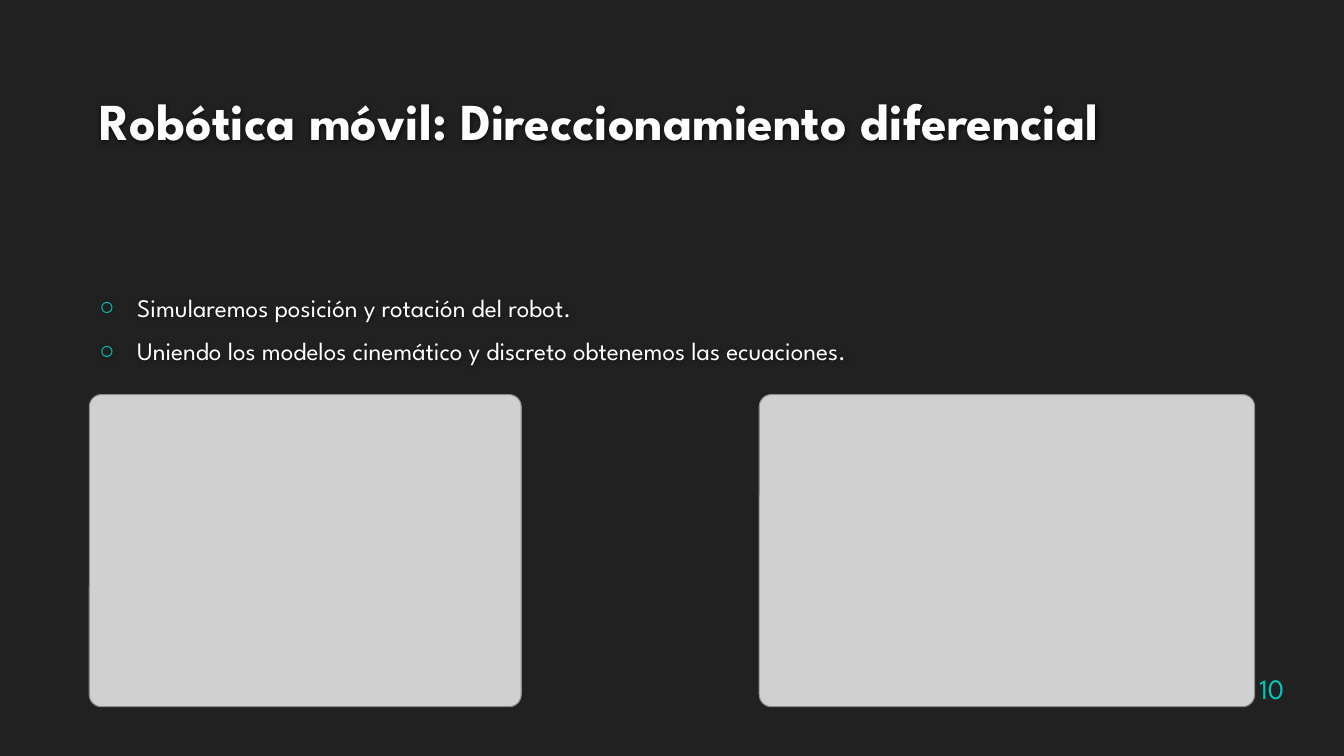
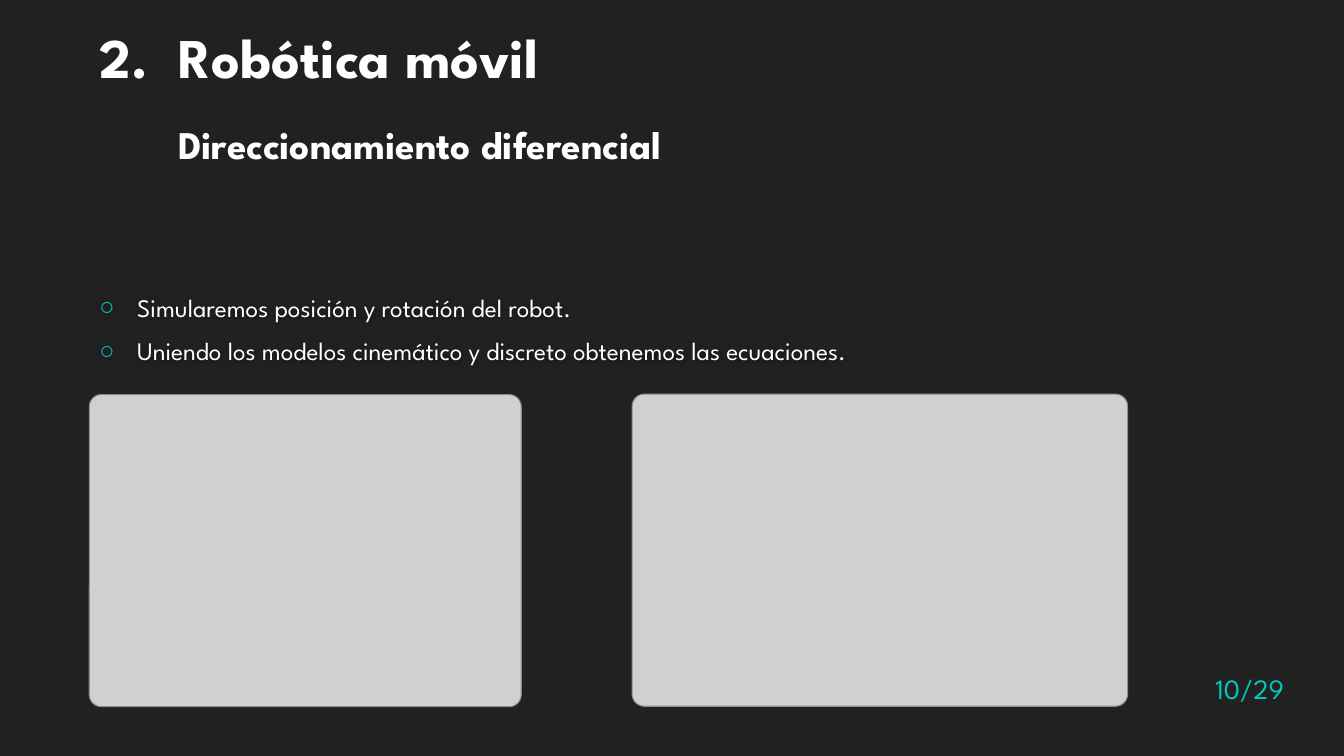
Before and after one commit to Zigic23/TFG-RobotSiguelineas, a slide deck: slide 10 of Presentación/Presentacion TFG.pptx. Drawn at 1344x756 pixels with LibreOffice and Linux fonts; fonts in the diff are those of the drawing; grey boxes stand for pictures; background and template pictures are left out. Boxes give left, top, right and bottom in pixels: in the first picture for what was removed or moved away, otherwise in the second. Text is boxed around its words. In the diff, an @@ line names an element or a change of style, - is before the commit and + after.

```diff
--- a/Presentación/Presentacion TFG.pptx
+++ b/Presentación/Presentacion TFG.pptx
@@ text "2. Robótica móvil" at [100,39,661,160]: vertical alignment bottom to top @@
@@ text at [100,39,661,160]: text changed; size 37 to 28 pt; text colour #FEFEFE to #FFFFFF @@
-Robótica móvil: Direccionamiento diferencial
+2. Robótica móvil
+Direccionamiento diferencial
@@ picture: place and size @@
-picture at [759,394,1254,707]
+picture at [632,394,1127,707]
@@ page number at [1215,679,1284,702]: text changed @@
-10
+10/29
```
Also in this commit, not shown: 27 other slides changed, 1 slide added, 1 slide removed, 4 other files.
